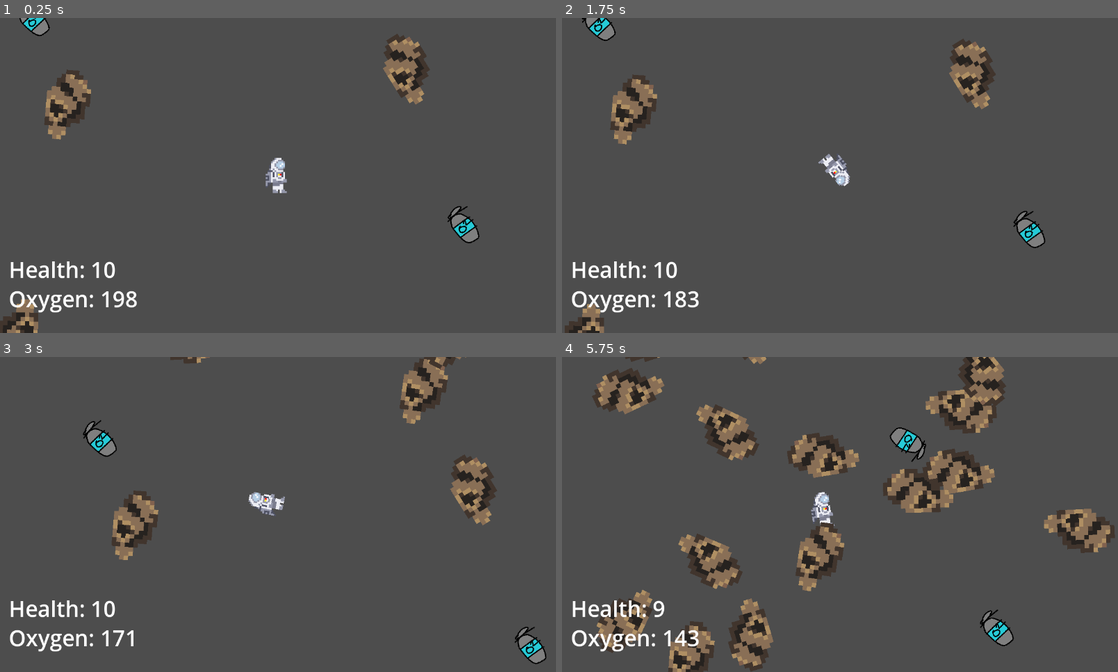
Above: before the commit, frames 1-4 (two rows, left to right).
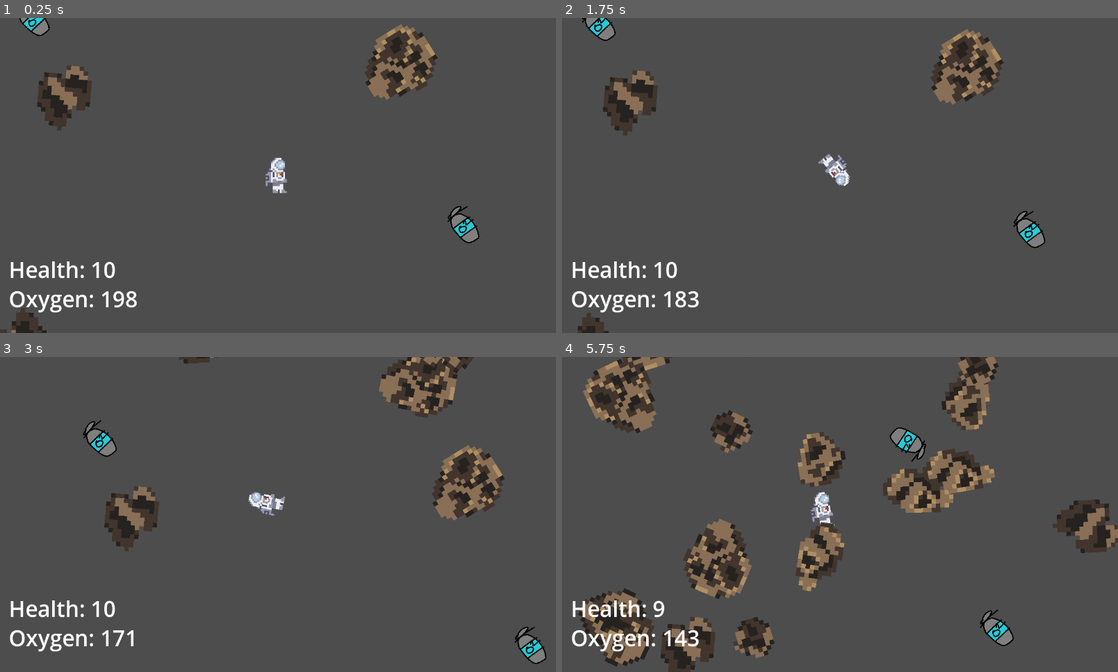
Above: after the commit, the same moments.

Repository: AgilMonkey/NoOxygenGame-ItechGamejam2023
Game: Godot game, scene res://scenes/Main.tscn
The game is run twice, just before and just after one commit, with the same random seed, the same clock (stepped at 60 frames per second) and the same inputs.
Inputs:
- Up to frame 1 (0.25 s): no input
- Up to frame 2 (1.75 s): tap Enter at 0.5 s; hold Right (move_right) 0.53-1.28 s; hold Down (move_back) from 1.28 s (still down)
- Up to frame 3 (3 s): release Down (move_back) at 2.03 s; hold Right (move_right) 2.03-2.78 s; hold Up (move_forward) from 2.78 s (still down)
- Up to frame 4 (5.75 s): release Up (move_forward) at 3.53 s; hold Left (move_left) 3.53-5.03 s; hold Down (move_back) from 5.03 s (still down)

The runs differ from the first frame. In frame 1, 3.5% of the frame differs, in the area x 0-79%, y 1-100%; in frame 2, 3.5%; in frame 3, 5.0%; in frame 4, 13%, in the area x 2-100%, y 0-100%.

Commit message:
Menambahkan banyak asteroid berbeda dan ubah scrip dikit

Diff:
--- a/scenes/Main.tscn
+++ b/scenes/Main.tscn
@@ -1,13 +1,19 @@
-[gd_scene load_steps=10 format=3 uid="uid://c3ex6cnoi4jt4"]
+[gd_scene load_steps=16 format=3 uid="uid://c3ex6cnoi4jt4"]
 
 [ext_resource type="PackedScene" uid="uid://ypipf57o2bjx" path="res://scenes/manager/spawn_manager.tscn" id="1_73e2h"]
+[ext_resource type="PackedScene" uid="uid://cd8y4ij1ee2ol" path="res://scenes/entity/asteroid/asteroid.tscn" id="2_njqro"]
+[ext_resource type="PackedScene" uid="uid://dcbqsyecyve4g" path="res://scenes/entity/asteroid/asteroid1.tscn" id="3_4mqrj"]
 [ext_resource type="PackedScene" uid="uid://uou4ssvxdcly" path="res://scenes/entity/astronot/astronot.tscn" id="3_5ol35"]
 [ext_resource type="Script" path="res://scenes/manager/spawn_around.gd" id="3_km3i2"]
+[ext_resource type="PackedScene" uid="uid://c23276uhylacb" path="res://scenes/entity/asteroid/asteroid2.tscn" id="4_78s2b"]
 [ext_resource type="PackedScene" uid="uid://bht8h3lcjv700" path="res://scenes/ui/game-ui/gameover-ui/GameoverUI.tscn" id="4_iytu8"]
 [ext_resource type="Script" path="res://scenes/manager/DeleteObjectBound.gd" id="4_olaxs"]
 [ext_resource type="PackedScene" uid="uid://d0bu6m3ljp4i3" path="res://scenes/ui/game-ui/game_ui.tscn" id="5_0aigo"]
 [ext_resource type="PackedScene" uid="uid://bdt5qlrcrt77s" path="res://scenes/ui/ui.tscn" id="5_0ek2r"]
+[ext_resource type="PackedScene" uid="uid://ik0vrpiq0wx1" path="res://scenes/entity/asteroid/asteroid3.tscn" id="5_ymvbw"]
+[ext_resource type="PackedScene" uid="uid://d1kg5dnsvwgxa" path="res://scenes/entity/asteroid/asteroid4.tscn" id="6_k7aw5"]
 [ext_resource type="PackedScene" uid="uid://c0qgguxhpl3lw" path="res://scenes/entity/oxygen/oxygen_tank.tscn" id="7_0lmgl"]
+[ext_resource type="PackedScene" uid="uid://d0ex5i5l2o24g" path="res://scenes/entity/asteroid/asteroid5.tscn" id="7_exby2"]
 
 [sub_resource type="CircleShape2D" id="CircleShape2D_0xu32"]
 radius = 2300.0
@@ -15,6 +21,7 @@
 [node name="Main" type="Node2D"]
 
 [node name="SpawnManager" parent="." instance=ExtResource("1_73e2h")]
+asteroids = Array[PackedScene]([ExtResource("2_njqro"), ExtResource("3_4mqrj"), ExtResource("4_78s2b"), ExtResource("5_ymvbw"), ExtResource("6_k7aw5"), ExtResource("7_exby2")])
 
 [node name="UI" parent="." instance=ExtResource("5_0ek2r")]
 
@@ -34,6 +41,7 @@
 process_mode = 3
 script = ExtResource("3_km3i2")
 range_spawn = 2200
+asteroids = Array[PackedScene]([ExtResource("3_4mqrj"), ExtResource("4_78s2b"), ExtResource("5_ymvbw"), ExtResource("6_k7aw5"), ExtResource("7_exby2"), ExtResource("2_njqro")])
 
 [node name="DeleteObjectBound" type="Area2D" parent="Astronot"]
 process_mode = 3
--- /dev/null
+++ b/scenes/entity/asteroid/asteroid1.tscn
@@ -0,0 +1,19 @@
+[gd_scene load_steps=2 format=3 uid="uid://dcbqsyecyve4g"]
+
+[ext_resource type="Texture2D" uid="uid://j7tq627nqfup" path="res://assets/asteroids/tile001.png" id="1_3omk7"]
+
+[node name="Asteroid1" type="RigidBody2D" groups=["damaging"]]
+collision_layer = 5
+mass = 100.0
+gravity_scale = 0.0
+
+[node name="Sprite2D" type="Sprite2D" parent="."]
+z_index = 5
+scale = Vector2(10, 10)
+texture = ExtResource("1_3omk7")
+
+[node name="CollisionPolygon2D" type="CollisionPolygon2D" parent="."]
+modulate = Color(0.686275, 0, 0.180392, 1)
+z_index = 100
+rotation = -0.00904354
+polygon = PackedVector2Array(-5.48428, -57.0519, -21.6102, -43.1972, -34.89, -12.316, -43.3148, 34.6097, -12.4788, 52.8893, 34.5826, 46.3146, 41.8355, 18.3791, 52.9888, 1.47926, 36.1975, -21.6735, 17.4424, -48.8443)
--- /dev/null
+++ b/scenes/entity/asteroid/asteroid2.tscn
@@ -0,0 +1,19 @@
+[gd_scene load_steps=2 format=3 uid="uid://c23276uhylacb"]
+
+[ext_resource type="Texture2D" uid="uid://d03wgus5ri714" path="res://assets/asteroids/tile002.png" id="1_d73r0"]
+
+[node name="Asteroid2" type="RigidBody2D" groups=["damaging"]]
+collision_layer = 5
+mass = 100.0
+gravity_scale = 0.0
+
+[node name="Sprite2D" type="Sprite2D" parent="."]
+z_index = 5
+scale = Vector2(10, 10)
+texture = ExtResource("1_d73r0")
+
+[node name="CollisionPolygon2D" type="CollisionPolygon2D" parent="."]
+modulate = Color(0.686275, 0, 0.180392, 1)
+z_index = 100
+rotation = -0.00904354
+polygon = PackedVector2Array(-5.48428, -57.0519, -41.5009, -55.3776, -66.6536, -38.6044, -67.9068, -10.6145, -44.0253, 2.60197, -49.3597, 39.5552, -3.50631, 55.9706, 40.6818, 35.3694, 54.9073, 10.497, 35.098, -10.683, 4.14453, -15.9632, 11.3884, -42.8988)
--- /dev/null
+++ b/scenes/entity/asteroid/asteroid3.tscn
@@ -0,0 +1,21 @@
+[gd_scene load_steps=3 format=3 uid="uid://ik0vrpiq0wx1"]
+
+[ext_resource type="Texture2D" uid="uid://bunw3l3icnbfs" path="res://assets/asteroids/tile003.png" id="1_cilml"]
+
+[sub_resource type="CircleShape2D" id="CircleShape2D_8b36p"]
+radius = 37.0135
+
+[node name="Asteroid3" type="RigidBody2D" groups=["damaging"]]
+collision_layer = 5
+mass = 100.0
+gravity_scale = 0.0
+
+[node name="Sprite2D" type="Sprite2D" parent="."]
+z_index = 5
+position = Vector2(-4, -9)
+scale = Vector2(10, 10)
+texture = ExtResource("1_cilml")
+
+[node name="CollisionShape2D" type="CollisionShape2D" parent="."]
+z_index = 100
+shape = SubResource("CircleShape2D_8b36p")
--- /dev/null
+++ b/scenes/entity/asteroid/asteroid4.tscn
@@ -0,0 +1,18 @@
+[gd_scene load_steps=2 format=3 uid="uid://d1kg5dnsvwgxa"]
+
+[ext_resource type="Texture2D" uid="uid://35g4ujcw72dc" path="res://assets/asteroids/tile006.png" id="1_o7edd"]
+
+[node name="Asteroid4" type="RigidBody2D" groups=["damaging"]]
+collision_layer = 5
+mass = 100.0
+gravity_scale = 0.0
+
+[node name="Sprite2D" type="Sprite2D" parent="."]
+z_index = 5
+position = Vector2(-4, -9)
+scale = Vector2(10, 10)
+texture = ExtResource("1_o7edd")
+
+[node name="CollisionPolygon2D" type="CollisionPolygon2D" parent="."]
+z_index = 100
+polygon = PackedVector2Array(-1, -75, -57, -60, -72, 16, -6, 83, 20, 83, 40, 62, 52, -5, 51, -34)
--- /dev/null
+++ b/scenes/entity/asteroid/asteroid5.tscn
@@ -0,0 +1,18 @@
+[gd_scene load_steps=2 format=3 uid="uid://d0ex5i5l2o24g"]
+
+[ext_resource type="Texture2D" uid="uid://c0rsaptyqg6jo" path="res://assets/asteroids/tile008.png" id="1_lqee7"]
+
+[node name="Asteroid5" type="RigidBody2D" groups=["damaging"]]
+collision_layer = 5
+mass = 100.0
+gravity_scale = 0.0
+
+[node name="Sprite2D" type="Sprite2D" parent="."]
+z_index = 5
+position = Vector2(-4, -9)
+scale = Vector2(10, 10)
+texture = ExtResource("1_lqee7")
+
+[node name="CollisionPolygon2D" type="CollisionPolygon2D" parent="."]
+z_index = 100
+polygon = PackedVector2Array(-1, -104, -39, -79, -69, -12, -88, 9, -50, 61, 3, 60, 32, 32, 66, -27, 51, -48)
--- a/scenes/manager/spawn_around.gd
+++ b/scenes/manager/spawn_around.gd
@@ -1,12 +1,12 @@
 extends Node2D
 
 @export var range_spawn = 1500
-@export var asteroid_spawn_count = 15
+@export var asteroids_spawn_count = 15
 @export var oxygen_spawn_count = 5
 @export_range(0, 1000, 1, "suffix:px") var spawn_until = 300
 var _last_pos : Vector2
 
-var asteroid : PackedScene = preload("res://scenes/entity/asteroid/asteroid.tscn")
+@export var asteroids : Array[PackedScene]
 var oxygen_tank : PackedScene = preload("res://scenes/entity/oxygen/oxygen_tank.tscn")
 
 
@@ -21,8 +21,8 @@
 
 
 func spawn():
-	for i in asteroid_spawn_count:
-		spawn_randomly_in_circle_ring(asteroid, range_spawn)
+	for i in asteroids_spawn_count:
+		spawn_randomly_in_circle_ring(asteroids.pick_random(), range_spawn)
 	for j in oxygen_spawn_count:
 		spawn_randomly_in_circle_ring(oxygen_tank, range_spawn)
 
@@ -49,11 +49,11 @@
 	get_tree().get_root().add_child(instance)
 
 
-#func spawn_asteroid(pos : Vector2 = Vector2.ZERO):
-#	var asteroid_instance : Node2D = spawn_something(asteroid)
-#	asteroid_instance.position = pos
-#	asteroid_instance.rotation = randi_range(0, 360)
-#	get_tree().get_root().add_child(asteroid_instance)
+#func spawn_asteroids(pos : Vector2 = Vector2.ZERO):
+#	var asteroids_instance : Node2D = spawn_something(asteroids)
+#	asteroids_instance.position = pos
+#	asteroids_instance.rotation = randi_range(0, 360)
+#	get_tree().get_root().add_child(asteroids_instance)
 #
 #
 #func spawn_something(obj: PackedScene):
